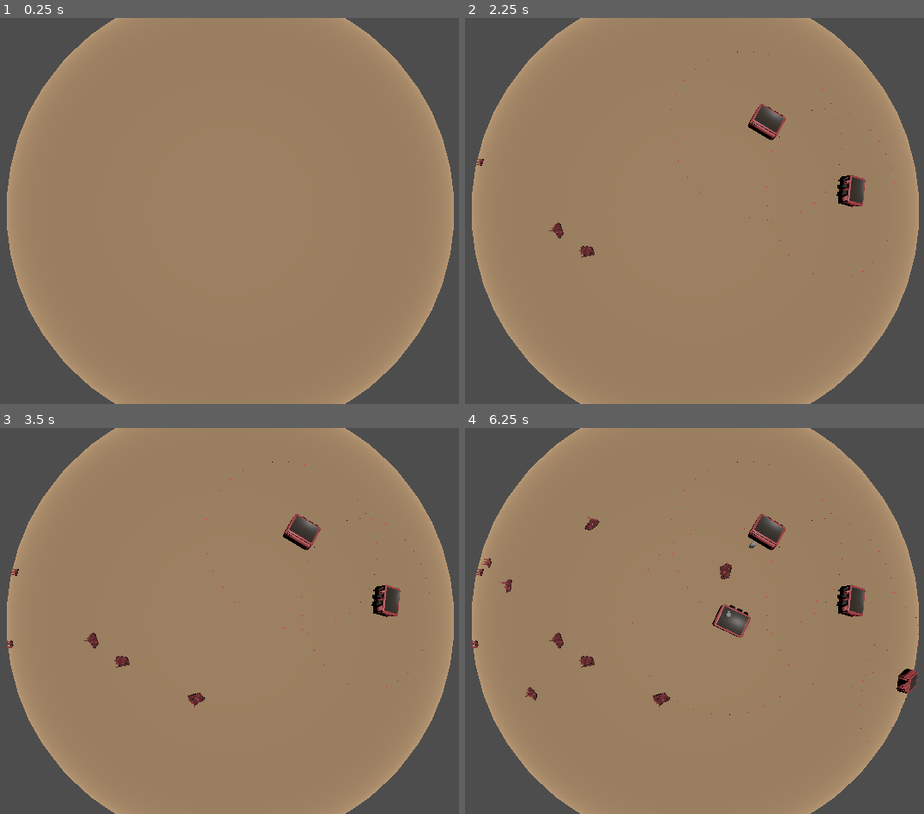
Above: before the commit, frames 1-4 (two rows, left to right).
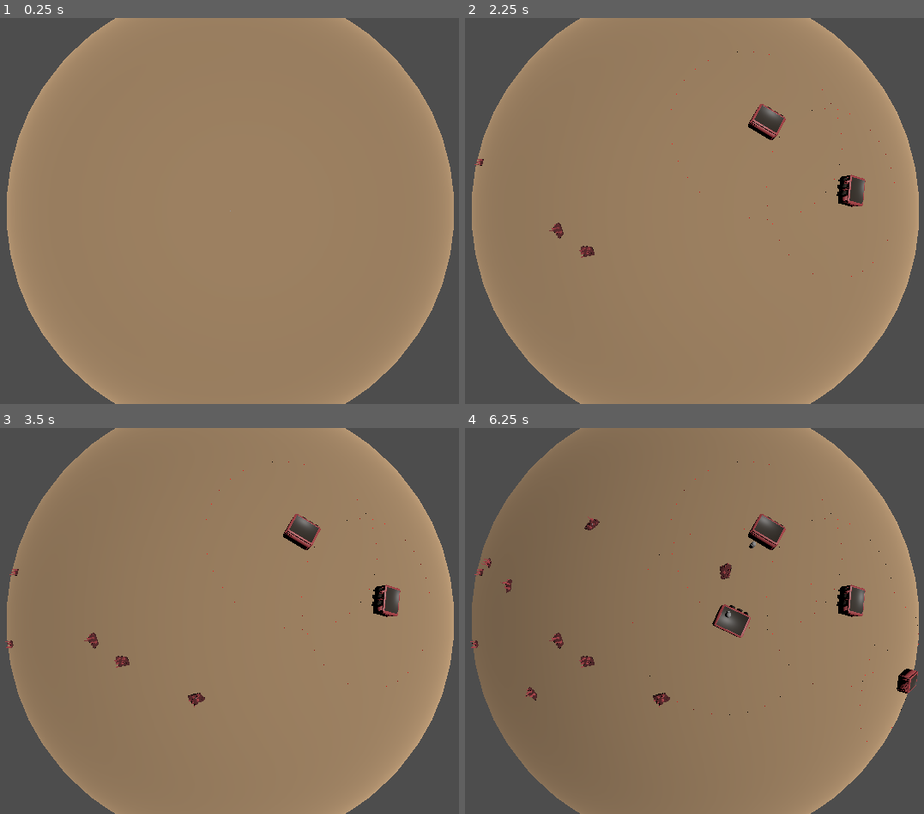
Above: after the commit, the same moments.

Repository: ShadowCurse/gmtk_2024
Game: Godot game, scene res://solar_system.tscn
The game is run twice, just before and just after one commit, with the same random seed, the same clock (stepped at 60 frames per second) and the same inputs.
Inputs (mouse positions are in pixels of both pictures, inside the frame that each line leads up to):
- Up to frame 1 (0.25 s): no input
- Up to frame 2 (2.25 s): tap Enter at 0.5, 2 s; move the mouse to (845, 191) at 0.52 s; hold Right (ui_right) 0.53-1.28 s; tap W (place_hub) at 0.6, 2.1 s; click (845, 191) at 0.67 s; tap Space at 1.25 s; move the mouse to (556, 230) at 1.27 s; hold Down (ui_down) 1.28-2.03 s; tap Q (place_resource) at 1.35 s; move the mouse to (763, 126) at 2.02 s; hold Right (ui_right) from 2.03 s (still down)
- Up to frame 3 (3.5 s): tap Space at 2.75 s; move the mouse to (197, 698) at 2.77 s; release Right (ui_right) at 2.78 s; hold Up (ui_up) from 2.78 s (still down); tap Q (place_resource) at 2.85 s; click (197, 698) at 2.92 s
- Up to frame 4 (6.25 s): tap Enter at 3.5 s; move the mouse to (901, 678) at 3.52 s; release Up (ui_up) at 3.53 s; hold Left (ui_left) 3.53-5.03 s; tap W (place_hub) at 3.6, 5.1 s; tap Space at 4.25 s; move the mouse to (487, 563) at 4.27 s; tap Q (place_resource) at 4.35, 5.85 s; move the mouse to (731, 621) at 5.02 s; hold Down (ui_down) 5.03-5.78 s; click (731, 621) at 5.17 s; move the mouse to (593, 524) at 5.77 s; hold Right (ui_right) from 5.78 s (still down)

The runs differ from the first frame. In frame 2, less than 0.1% of the frame differs, in the area x 2-93%, y 8-62%; in frame 3, 0.4%; in frame 4, 21%, in the area x 1-99%, y 0-100%.

Commit message:
rotate sun around the planet

Diff:
--- a/solar_system.gd
+++ b/solar_system.gd
@@ -5,8 +5,8 @@
 @onready var directional_light_3d = $DirectionalLight3D
 
 var planet_distance: float = 1000.0
-var planet_rotation: float = 0.0
-var planet_rotation_speed: float = 0.0
+var planet_rotation: float = PI / 2.0
+var planet_rotation_speed: float = 0.1
 
 # Called when the node enters the scene tree for the first time.
 func _ready():
@@ -15,7 +15,7 @@
 
 # Called every frame. 'delta' is the elapsed time since the previous frame.
 func _process(delta):
-    #planet_rotation += planet_rotation_speed * delta
-    #planet.position = Vector3(sin(planet_rotation) * planet_distance, 0.0, cos(planet_rotation) * planet_distance)
-    #directional_light_3d.look_at(planet.global_position)
+    planet_rotation += planet_rotation_speed * delta
+    sun.position = Vector3(sin(planet_rotation) * planet_distance, 0.0, cos(planet_rotation) * planet_distance)
+    sun.look_at(planet.global_position)
     pass
--- a/solar_system.tscn
+++ b/solar_system.tscn
@@ -10,7 +10,7 @@
 [node name="sun" parent="." instance=ExtResource("1_2v0qv")]
 transform = Transform3D(1, 0, 0, 0, 1, 0, 0, 0, 1, 2000, 0, 0)
 
+[node name="DirectionalLight3D" type="DirectionalLight3D" parent="sun"]
+transform = Transform3D(1, 0, 0, 0, 1, 0, 0, 0, 1, -2000, 0, 0)
+
 [node name="planet" parent="." instance=ExtResource("2_a8n8s")]
-
-[node name="DirectionalLight3D" type="DirectionalLight3D" parent="."]
-transform = Transform3D(-4.37114e-08, 0, 1, 0, 1, 0, -1, 0, -4.37114e-08, 0, 0, 0)
